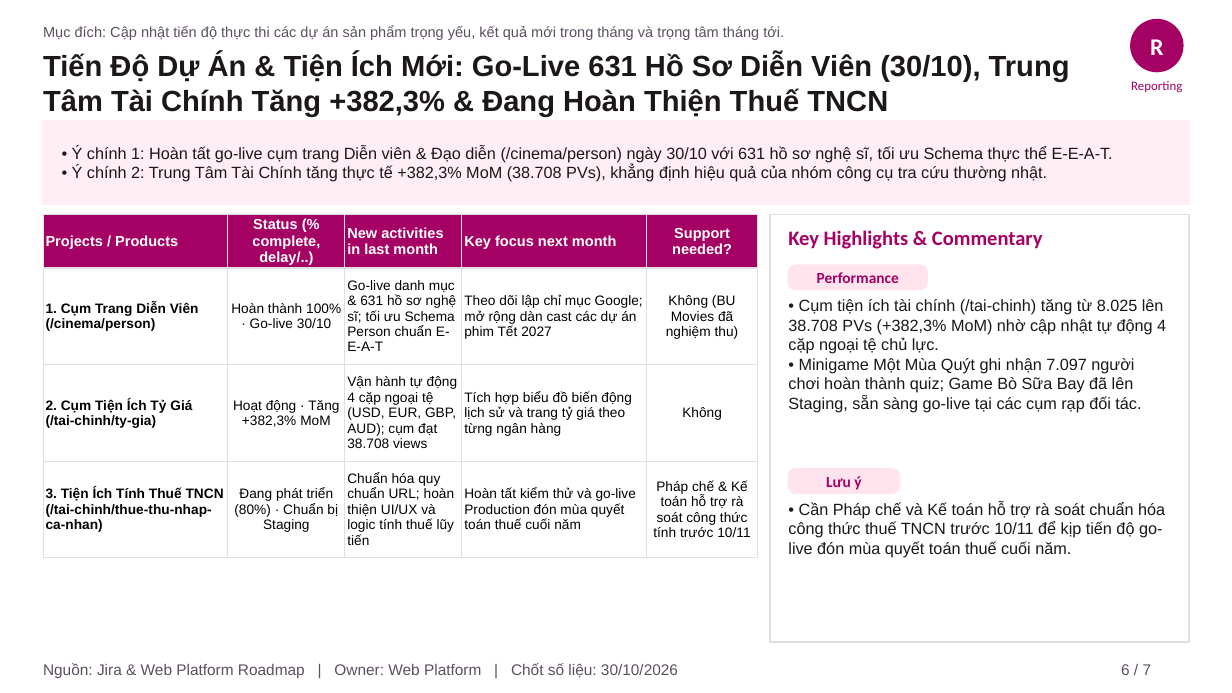
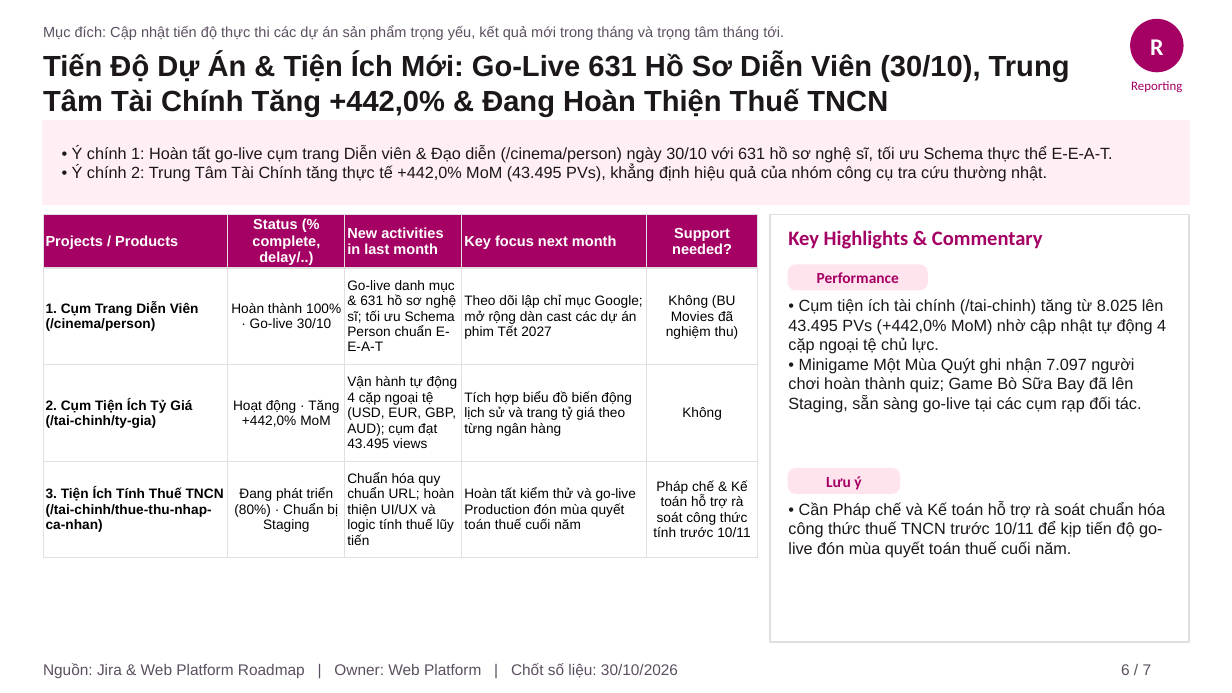
Before and after one commit to stormhoang/hienho-knowledgebase, a slide deck: slide 6 of 07_REPORTS/docs/presentations/Web_Platform_Thang_10_2026_Monthly_Report.pptx. Drawn at 1232x693 pixels with LibreOffice and Linux fonts; fonts in the diff are those of the drawing. Boxes give left, top, right and bottom in pixels: in the first picture for what was removed or moved away, otherwise in the second. Text is boxed around its words. In the diff, an @@ line names an element or a change of style, - is before the commit and + after.

```diff
--- a/07_REPORTS/docs/presentations/Web_Platform_Thang_10_2026_Monthly_Report.pptx
+++ b/07_REPORTS/docs/presentations/Web_Platform_Thang_10_2026_Monthly_Report.pptx
@@ text at [43,53,1070,116]: text changed @@
-Tiến Độ Dự Án & Tiện Ích Mới: Go-Live 631 Hồ Sơ Diễn Viên (30/10), Trung Tâm Tài Chính Tăng +382,3% & Đang Hoàn Thiện Thuế TNCN
+Tiến Độ Dự Án & Tiện Ích Mới: Go-Live 631 Hồ Sơ Diễn Viên (30/10), Trung Tâm Tài Chính Tăng +442,0% & Đang Hoàn Thiện Thuế TNCN
@@ text at [72,165,1047,182]: text changed @@
-• Ý chính 2: Trung Tâm Tài Chính tăng thực tế +382,3% MoM (38.708 PVs), khẳng định hiệu quả của nhóm công cụ tra cứu thường nhật.
+• Ý chính 2: Trung Tâm Tài Chính tăng thực tế +442,0% MoM (43.495 PVs), khẳng định hiệu quả của nhóm công cụ tra cứu thường nhật.
@@ table at [43,214,758,567] @@
-row 3, column 2: Hoạt động · Tăng +382,3% MoM
+row 3, column 2: Hoạt động · Tăng +442,0% MoM
-row 3, column 3: Vận hành tự động 4 cặp ngoại tệ (USD, EUR, GBP, AUD); cụm đạt 38.708 views
+row 3, column 3: Vận hành tự động 4 cặp ngoại tệ (USD, EUR, GBP, AUD); cụm đạt 43.495 views
@@ text at [788,299,1166,354]: text changed @@
-• Cụm tiện ích tài chính (/tai-chinh) tăng từ 8.025 lên 38.708 PVs (+382,3% MoM) nhờ cập nhật tự động 4 cặp ngoại tệ chủ lực.
+• Cụm tiện ích tài chính (/tai-chinh) tăng từ 8.025 lên 43.495 PVs (+442,0% MoM) nhờ cập nhật tự động 4 cặp ngoại tệ chủ lực.
```
Also in this commit, not shown: 2 other slides changed, 6 other files.
